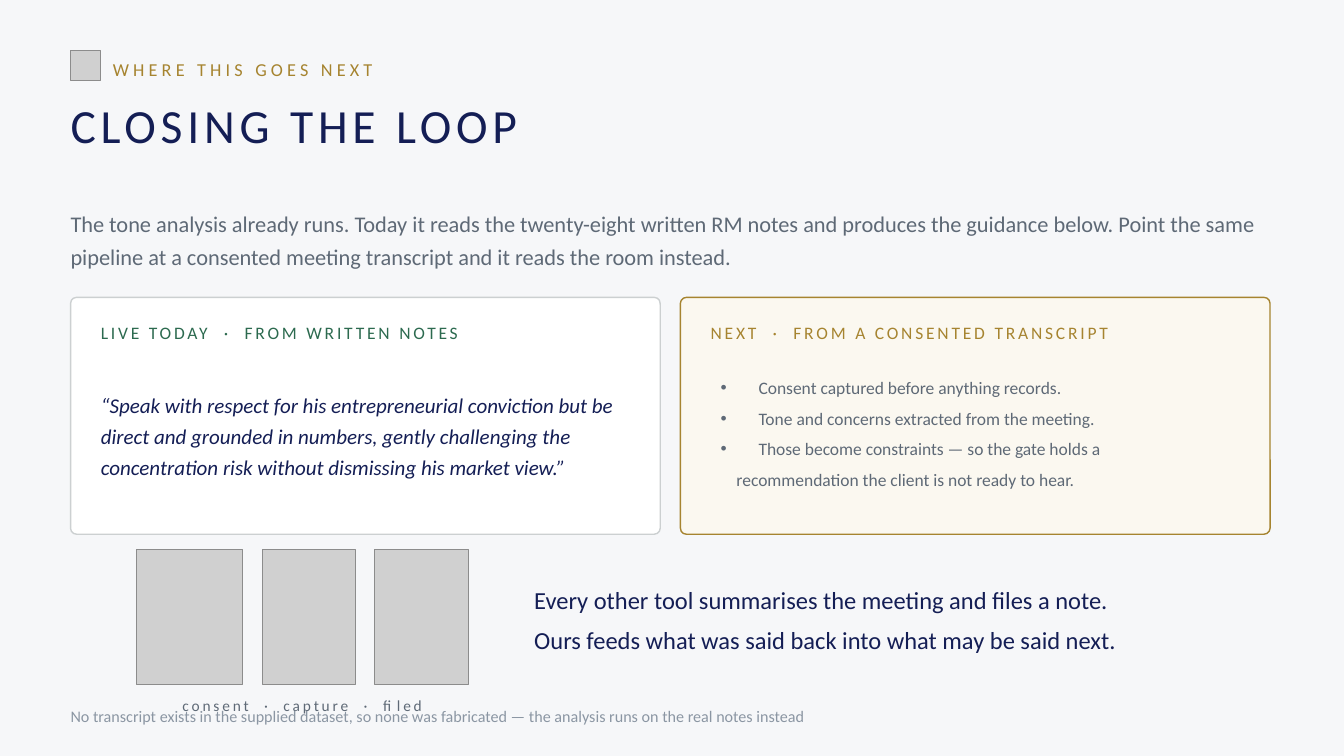
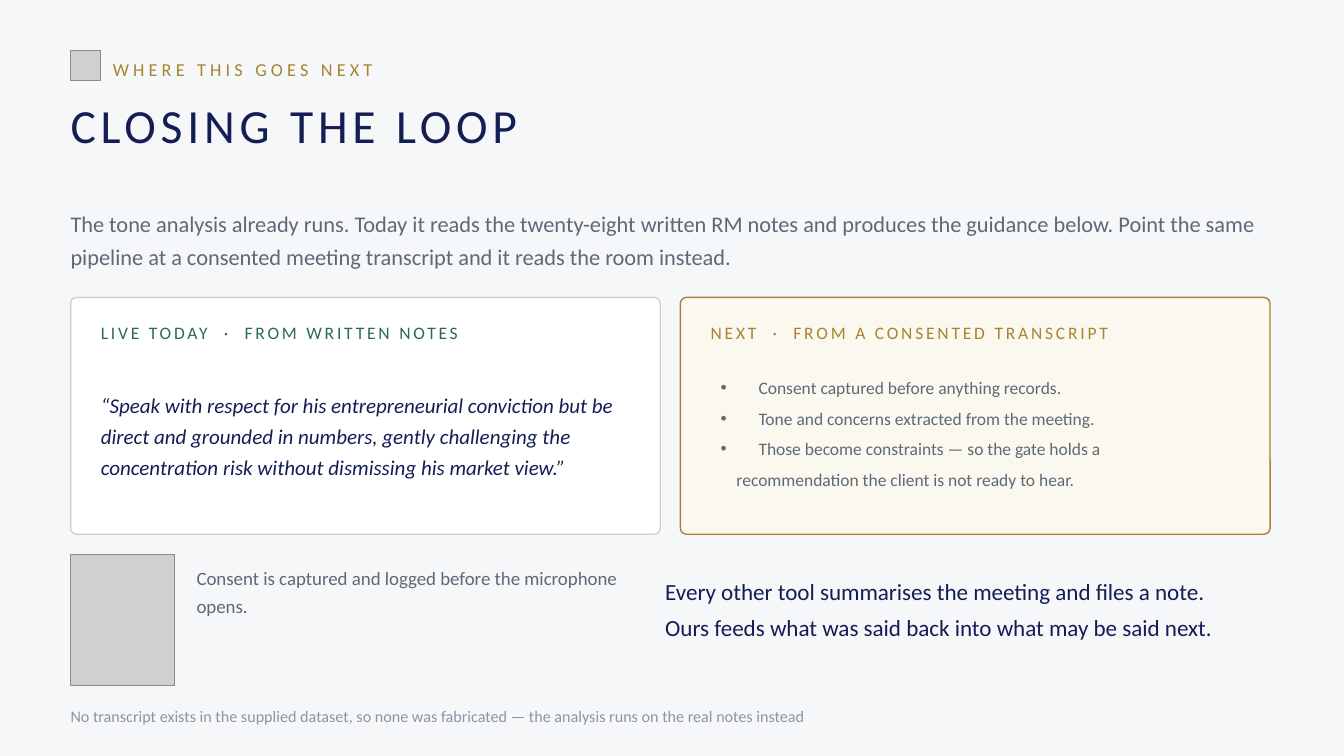
Before and after one commit to jvvinoth/Foresight-RM, a slide deck: slide 11 of docs/Foresight-RM-Pitch.pptx. Drawn at 1344x756 pixels with LibreOffice and Linux fonts; fonts in the diff are those of the drawing; grey boxes stand for pictures. Boxes give left, top, right and bottom in pixels: in the first picture for what was removed or moved away, otherwise in the second. Text is boxed around its words. In the diff, an @@ line names an element or a change of style, - is before the commit and + after.

```diff
--- a/docs/Foresight-RM-Pitch.pptx
+++ b/docs/Foresight-RM-Pitch.pptx
@@ picture: place and size @@
-picture at [136, 549, 243, 685]
+picture at [71, 555, 174, 686]
@@ picture removed at [262, 549, 356, 685] @@
@@ picture removed at [375, 549, 469, 685] @@
@@ text "Every other tool summarises the ...": place and size @@
-text "Every other tool summarises the ..." at [534, 592, 1116, 653]
+text "Every other tool summarises the ..." at [665, 584, 1212, 640]
@@ text "Every other tool summarises the ..." at [665, 584, 1212, 640]: size 17.5 to 16.5 pt; line spacing 28pt to 26pt @@
@@ text added at [197, 572, 616, 616], 13.5 pt, text #5E6976 @@
+Consent is captured and logged before the microphone opens.
@@ text removed at [136, 691, 469, 721] @@
-consent · capture · filed
```
Also in this commit, not shown: 1 other slide changed, 42 other files.
